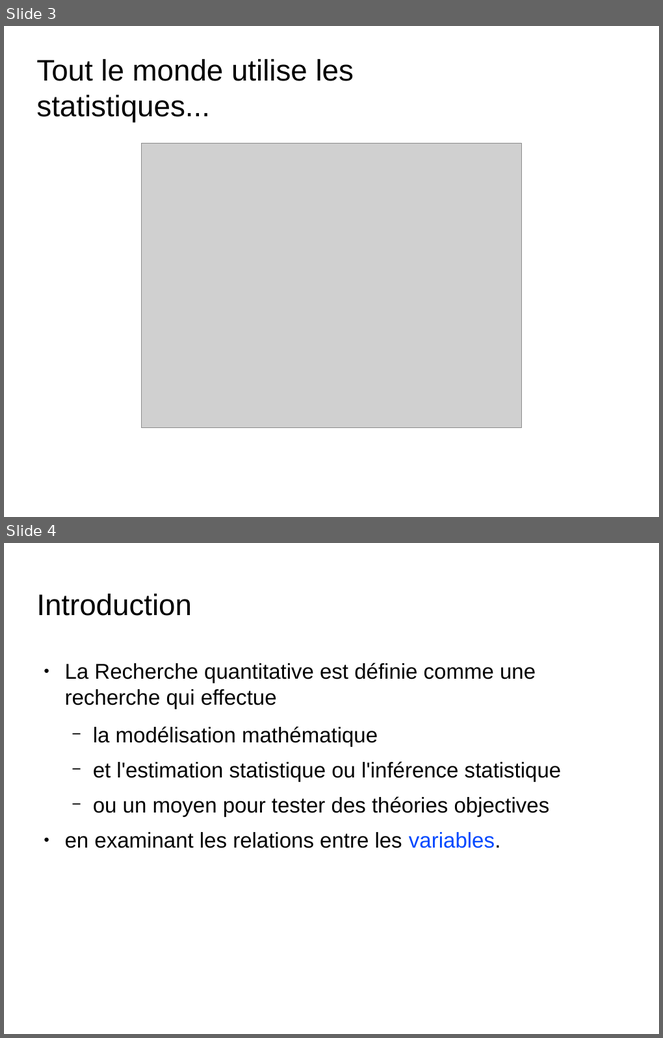
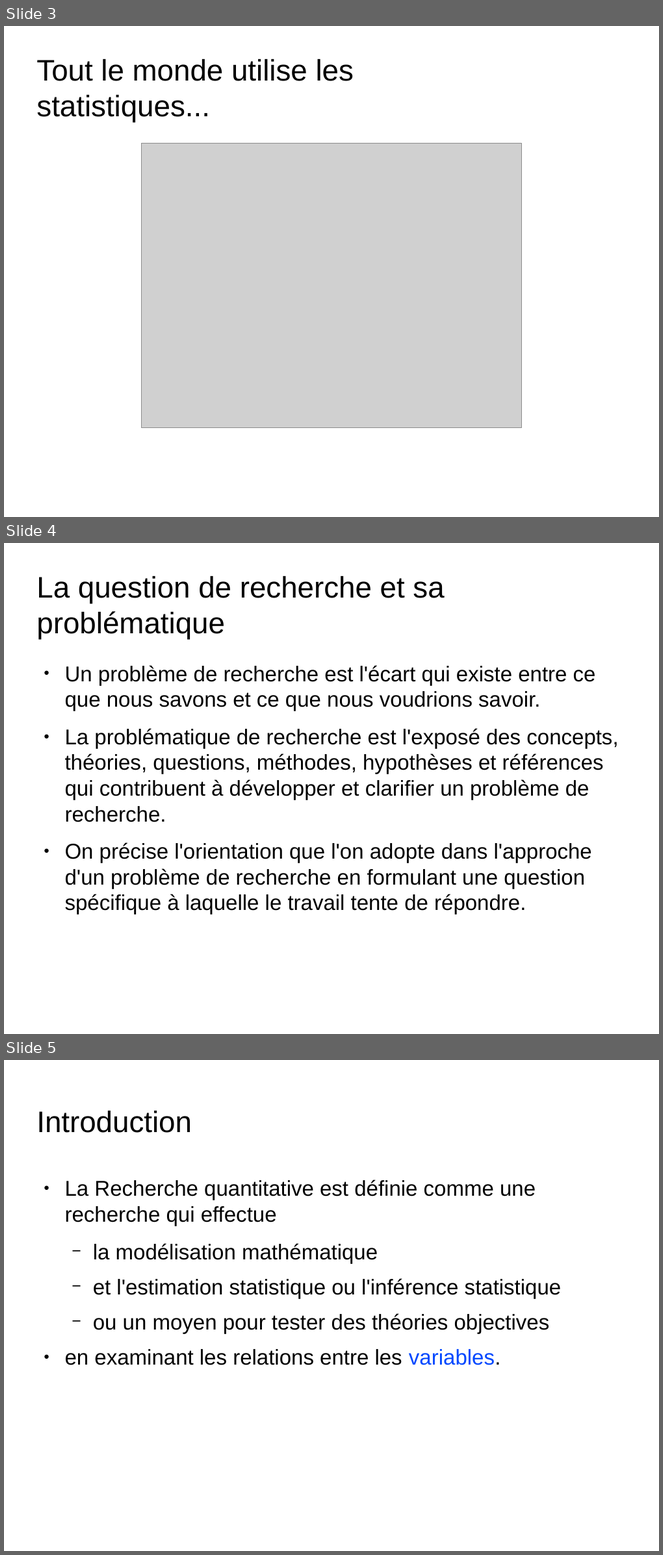
Before and after one commit to jcrb/Cours-Stat, a slide deck: Seminaire2014/master_stat.odp. Shown one above the other, each under a label of ours: slides 3 and 4 before the commit, slides 3, 4 and 5 after it. The pictures are 663x1038 and 663x1555 pixels, drawn with LibreOffice and Linux fonts; fonts in the diff are those of the drawing; grey boxes stand for pictures; background and template pictures are left out. Boxes give left, top, right and bottom in pixels: in the first picture for what was removed or moved away, otherwise in the second. Text is boxed around its words. In the diff, an @@ line names an element or a change of style, - is before the commit and + after.

```diff
--- a/Seminaire2014/master_stat.odp
+++ b/Seminaire2014/master_stat.odp
@@ slide 4 added at [4, 543, 659, 1034], background picture (left out) @@
@@ title added at [36, 576, 444, 639], 36 pt, text #000000 @@
+La question de recherche et sa problématique
@@ text added at [65, 665, 618, 915], 26 pt, text #000000 @@
+● Un problème de recherche est l'écart qui existe entre ce que nous savons et ce que nous voudrions savoir.
+● La problématique de recherche est l'exposé des concepts, théories, questions, méthodes, hypothèses et références qui contribuent à développer et clarifier un problème de recherche.
+● On précise l'orientation que l'on adopte dans l'approche d'un problème de recherche en formulant une question spécifique à laquelle le travail tente de répondre.
@@ what was slide 4 is now slide 5 @@
```
Also in this commit, not shown: 3 slides changed, 2 other files.
